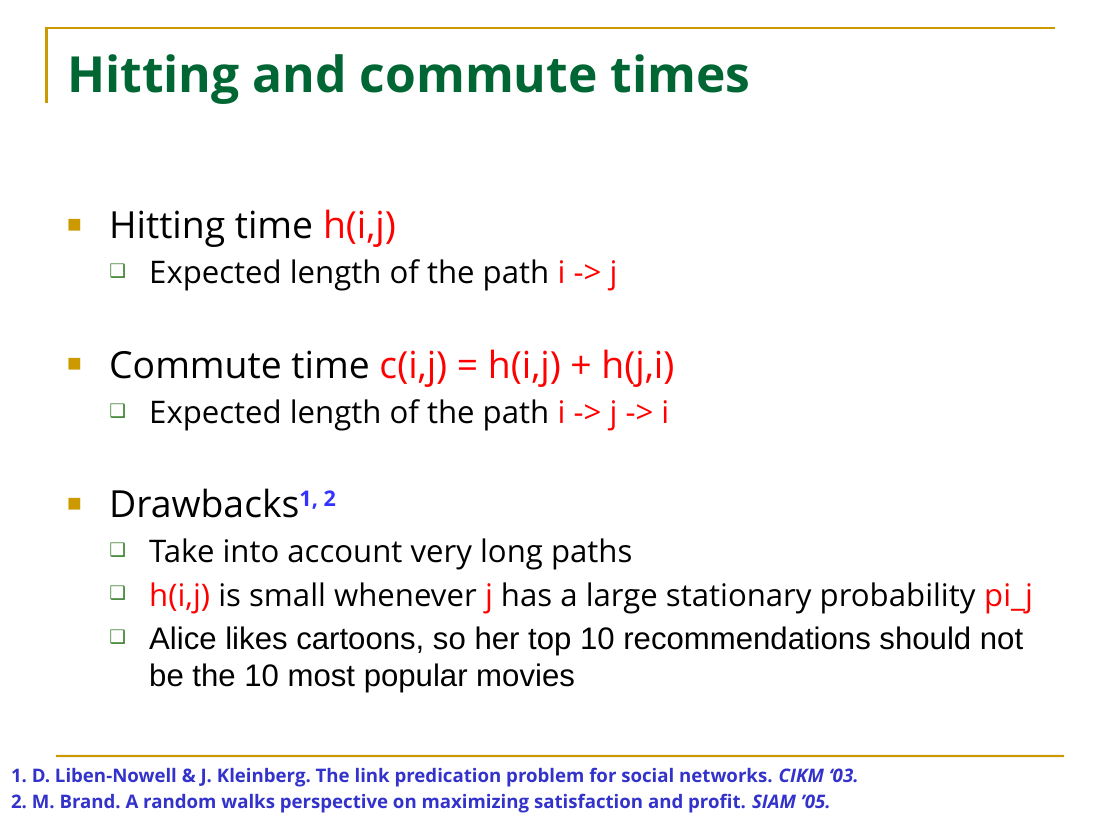
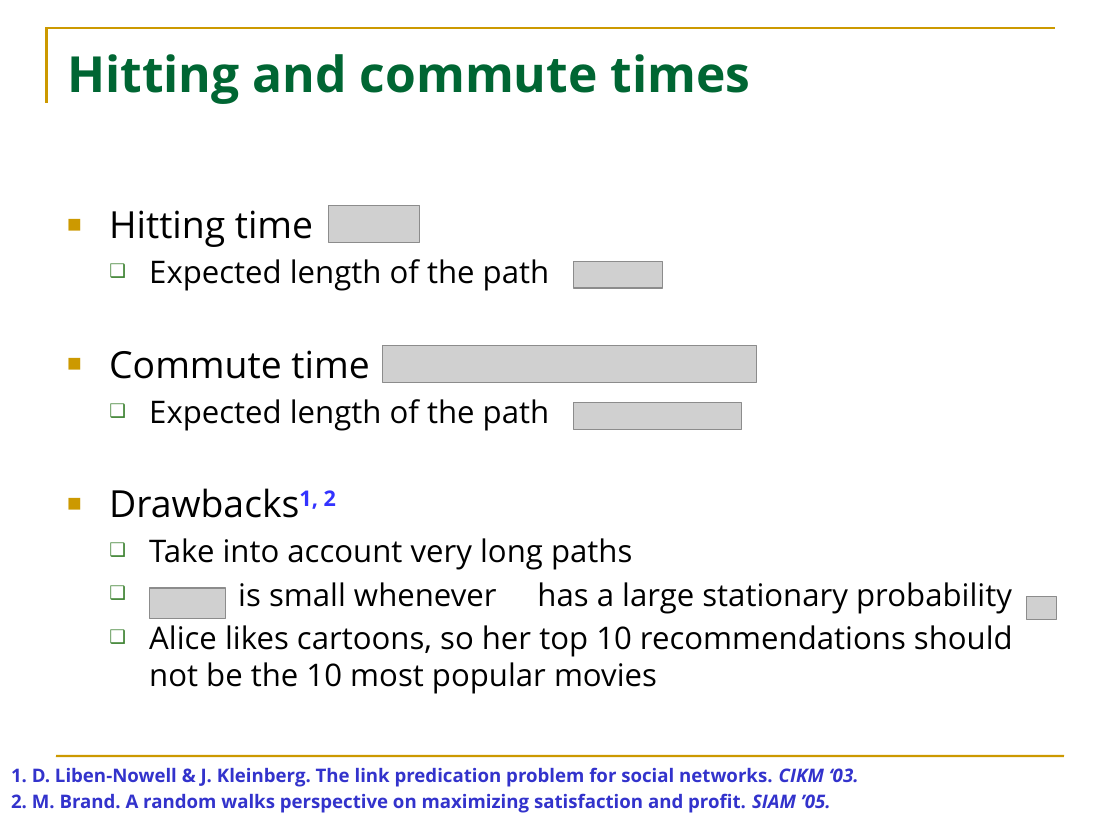
Before and after one commit to HuanSGT/rw-dir-prox, a slide deck: slide 6 of Random Walk based Proximity Measures in Directed Graphs.pptx. Drawn at 1120x840 pixels with LibreOffice and Linux fonts; fonts in the diff are those of the drawing; grey boxes stand for pictures; background and template pictures are left out. Boxes give left, top, right and bottom in pixels: in the first picture for what was removed or moved away, otherwise in the second. Text is boxed around its words. In the diff, an @@ line names an element or a change of style, - is before the commit and + after.

Commit message:
'17-03-21'

```diff
--- a/Random Walk based Proximity Measures in Directed Graphs.pptx
+++ b/Random Walk based Proximity Measures in Directed Graphs.pptx
@@ picture added at (328, 205, 420, 242) @@
@@ text at (109, 210, 549, 379): text changed @@
-■ Hitting time h(i,j)
-  ❑ Expected length of the path i -> j
-■ Commute time c(i,j) = h(i,j) + h(j,i)
-  ❑ Expected length of the path i -> j -> i
+■ Hitting time
+  ❑ Expected length of the path
+■ Commute time
+  ❑ Expected length of the path
@@ picture added at (573, 261, 663, 288) @@
@@ picture added at (383, 345, 757, 382) @@
@@ picture added at (573, 403, 741, 430) @@
@@ picture added at (149, 588, 225, 618) @@
@@ text at (238, 582, 1012, 614): text changed @@
-  ❑ h(i,j) is small whenever j has a large stationary probability pi_j
+  ❑ is small whenever has a large stationary probability
@@ picture added at (1027, 596, 1056, 618) @@
@@ text at (149, 625, 1013, 694): font Arial to Open Sans in "Alice likes cartoons, so her top 10 ..." @@
```
Also in this commit, not shown: 11 other slides changed, 2 slides added.
